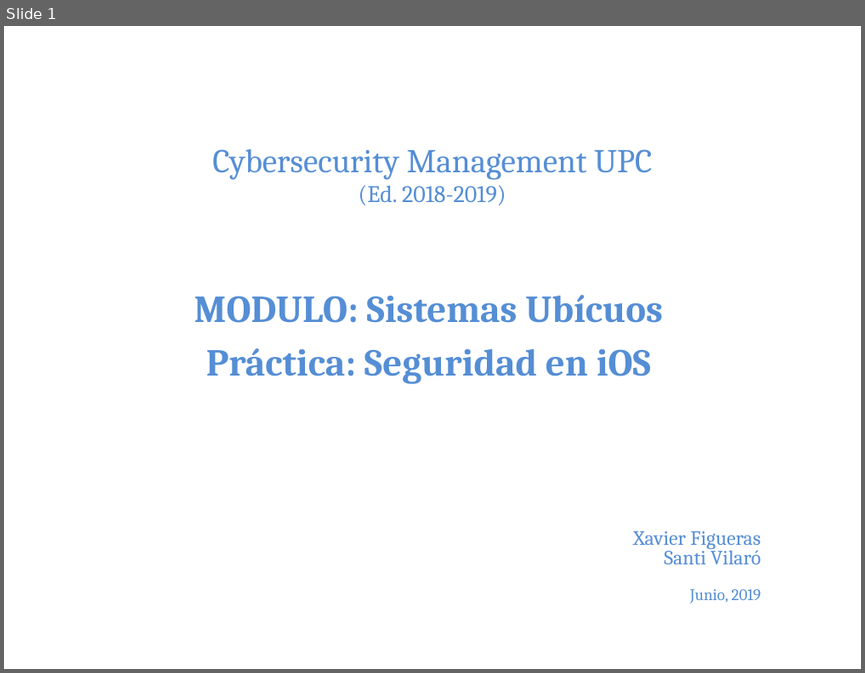
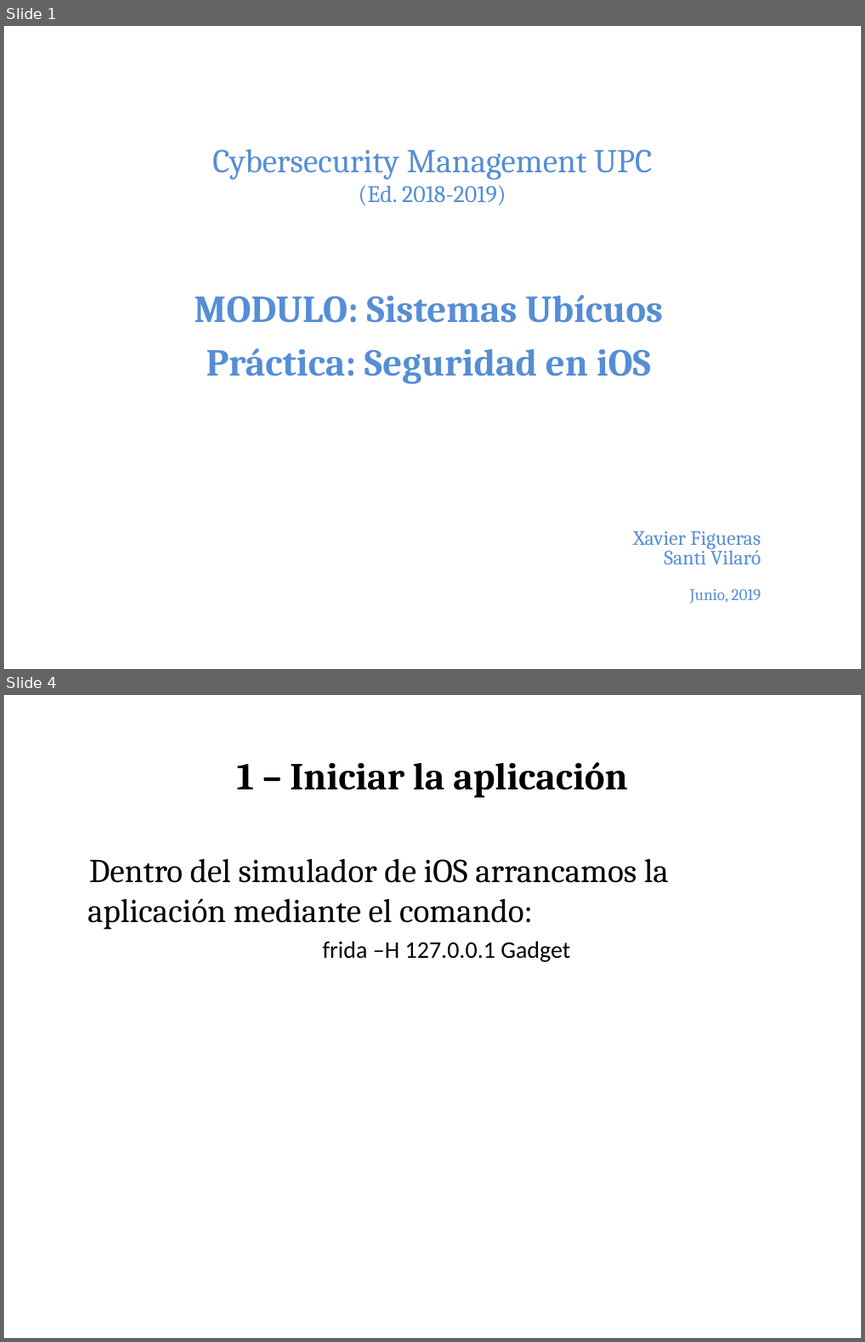
Before and after one commit to press1key/Sistemas-Ubicuos, a slide deck: Cybersecurity Management UPC - Sistemas Ubicuos iOS.pptx. Shown one above the other, each under a label of ours: slide 1 before the commit, slides 1 and 4 after it; the slides between them are not shown. The pictures are 865x673 and 865x1342 pixels, drawn with LibreOffice and Linux fonts; fonts in the diff are those of the drawing. Boxes give left, top, right and bottom in pixels: in the first picture for what was removed or moved away, otherwise in the second. Text is boxed around its words. In the diff, an @@ line names an element or a change of style, - is before the commit and + after.

```diff
--- a/Cybersecurity Management UPC - Sistemas Ubicuos iOS.pptx
+++ b/Cybersecurity Management UPC - Sistemas Ubicuos iOS.pptx
@@ slide 4 added at (x1=4, y1=695, x2=861, y2=1338), background #FFFFFF @@
@@ title added at (x1=237, y1=762, x2=627, y2=798), 32 pt, text #000000, bold @@
+1 – Iniciar la aplicación
@@ text added at (x1=87, y1=858, x2=669, y2=962), 28 pt, text #000000 @@
+Dentro del simulador de iOS arrancamos la aplicación mediante el comando:
+  frida –H 127.0.0.1 Gadget
```
Also in this commit, not shown: 1 slide changed, 1 other slide added, 1 slide removed.
